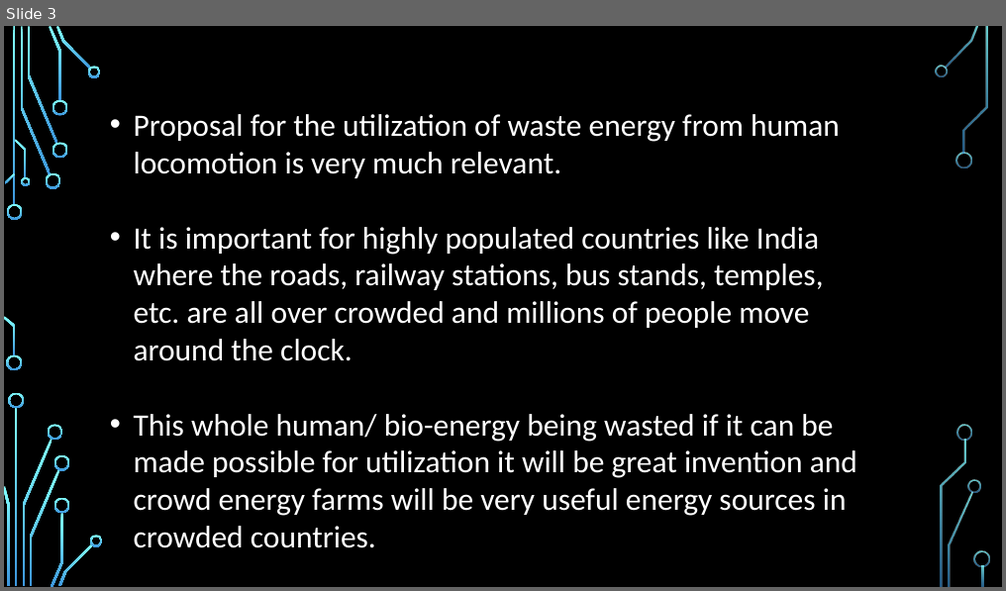
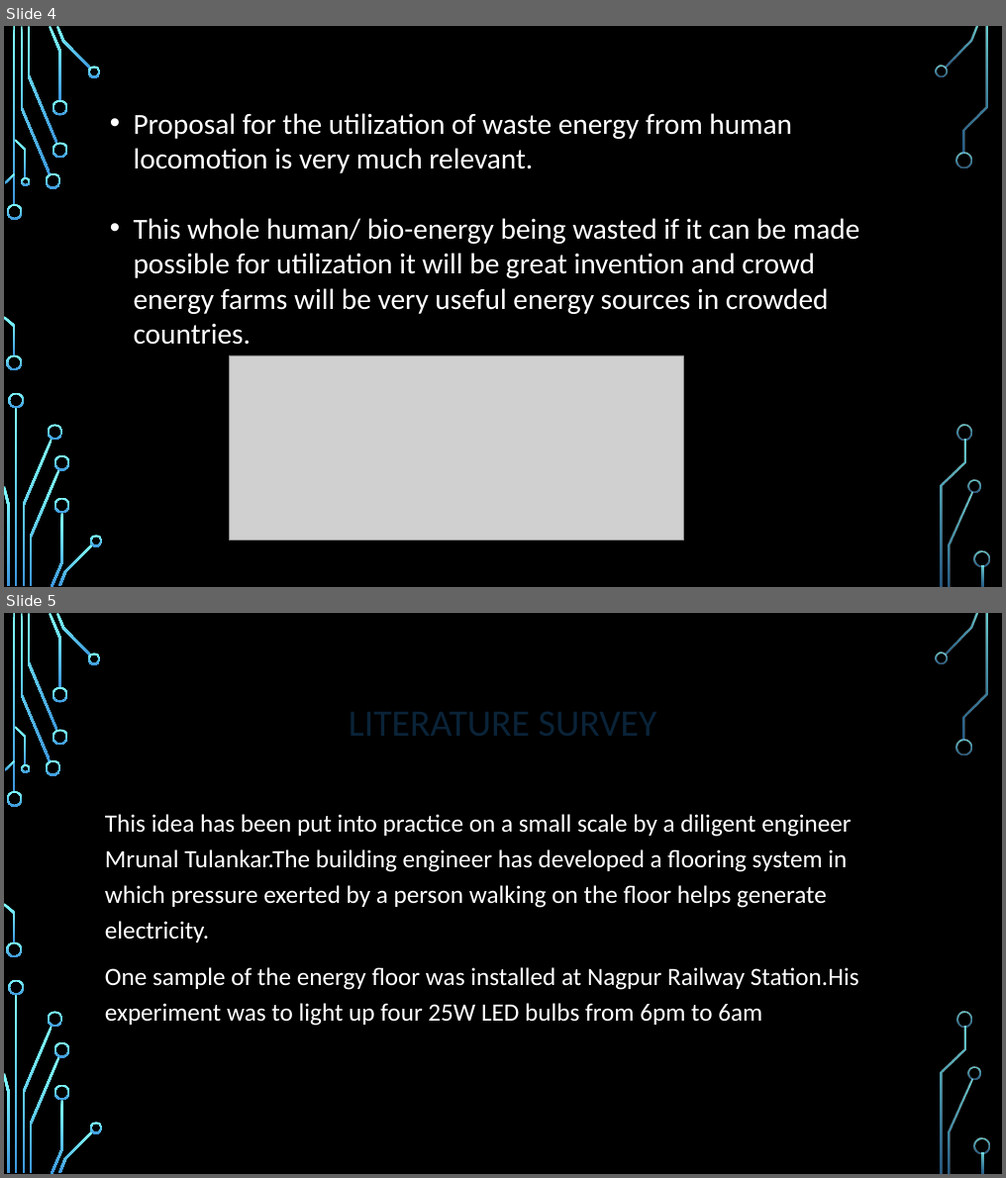
Before and after one commit to Abbashozefa/MINI-PROJECT-SEM1, a slide deck: mini project sem 1.pptx. Shown one above the other, each under a label of ours: slide 3 before the commit, slides 4 and 5 after it. The pictures are 1006x591 and 1006x1178 pixels, drawn with LibreOffice and Linux fonts; fonts in the diff are those of the drawing; grey boxes stand for pictures; background and template pictures are left out. Boxes give left, top, right and bottom in pixels: in the first picture for what was removed or moved away, otherwise in the second. Text is boxed around its words. In the diff, an @@ line names an element or a change of style, - is before the commit and + after.

```diff
--- a/mini project sem 1.pptx
+++ b/mini project sem 1.pptx
@@ slide 5 added at [4,613,1002,1174], background picture (left out); not listed: 36 template elements that a slide beside it also shows @@
@@ title added at [98,663,908,785], 36 pt, text #092338 @@
+LITERATURE SURVEY
@@ text added at [105,814,859,1026], 24 pt, text #FFFFFF @@
+This idea has been put into practice on a small scale by a diligent engineer Mrunal Tulankar.The building engineer has developed a flooring system in which pressure exerted by a person walking on the floor helps generate electricity.
+One sample of the energy floor was installed at Nagpur Railway Station.His experiment was to light up four 25W LED bulbs from 6pm to 6am
@@ what was slide 3 is now slide 4 @@
@@ slide 4 changed as well @@
@@ text "Proposal for the utilization of ..." at [134,113,860,345]: size 30 to 28 pt @@
@@ text at [134,227,824,362]: paragraph removed @@
-• It is important for highly populated countries like India where the roads, railway stations, bus stands, temples, etc. are all over crowded and millions of people move around the clock.
@@ picture added at [230,356,683,541] @@
```
Also in this commit, not shown: 13 other slides changed, 5 other slides added, 1 slide removed.
